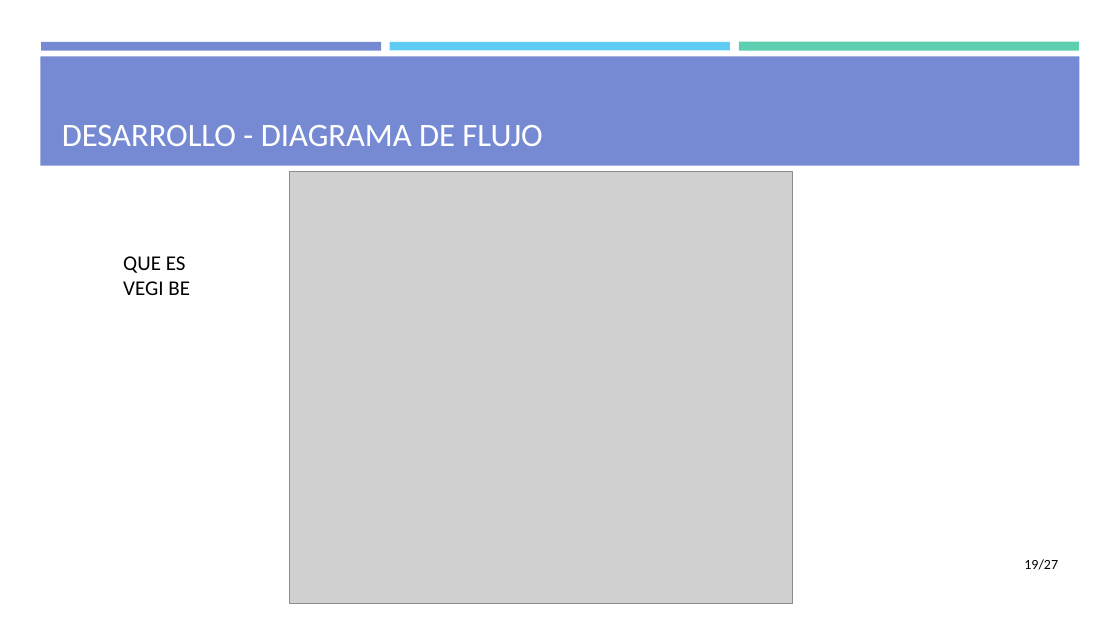
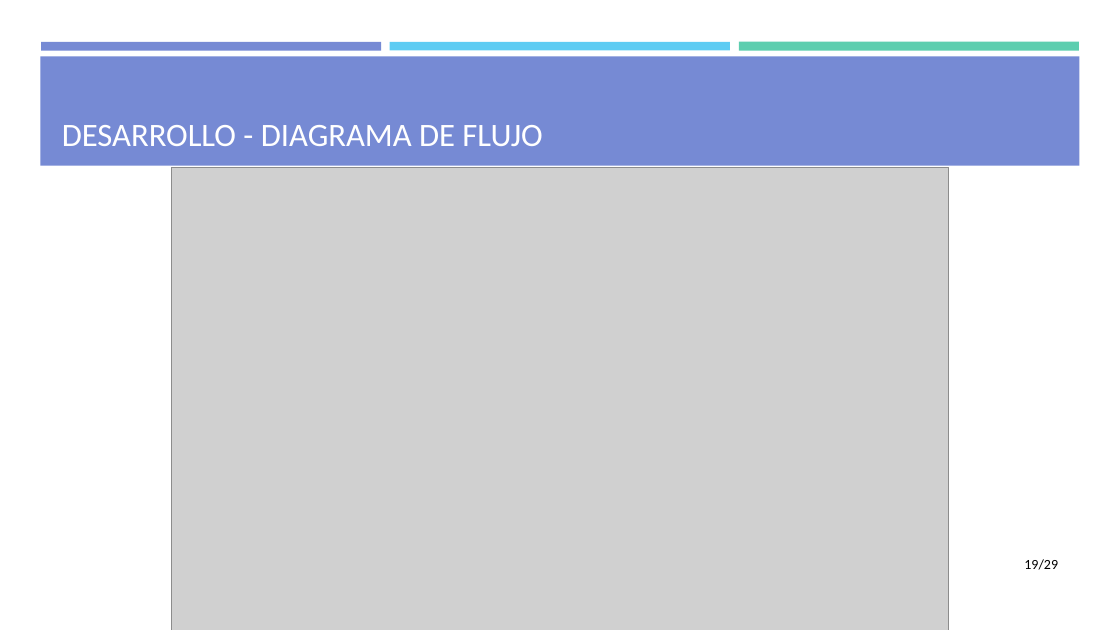
Before and after one commit to mdlunag/tfg, a slide deck: slide 19 of tfg_presentacio.pptx. Drawn at 1120x630 pixels with LibreOffice and Linux fonts; fonts in the diff are those of the drawing; grey boxes stand for pictures. Boxes give left, top, right and bottom in pixels: in the first picture for what was removed or moved away, otherwise in the second. Text is boxed around its words. In the diff, an @@ line names an element or a change of style, - is before the commit and + after.

```diff
--- a/tfg_presentacio.pptx
+++ b/tfg_presentacio.pptx
@@ picture: place and size @@
-picture at (290,171,792,603)
+picture at (171,167,949,630)
@@ text removed at (123,256,190,295) @@
-QUE ES VEGI BE
@@ page number at (1024,559,1058,570): text changed @@
-19/27
+19/29
```
Also in this commit, not shown: 6 other slides changed.
